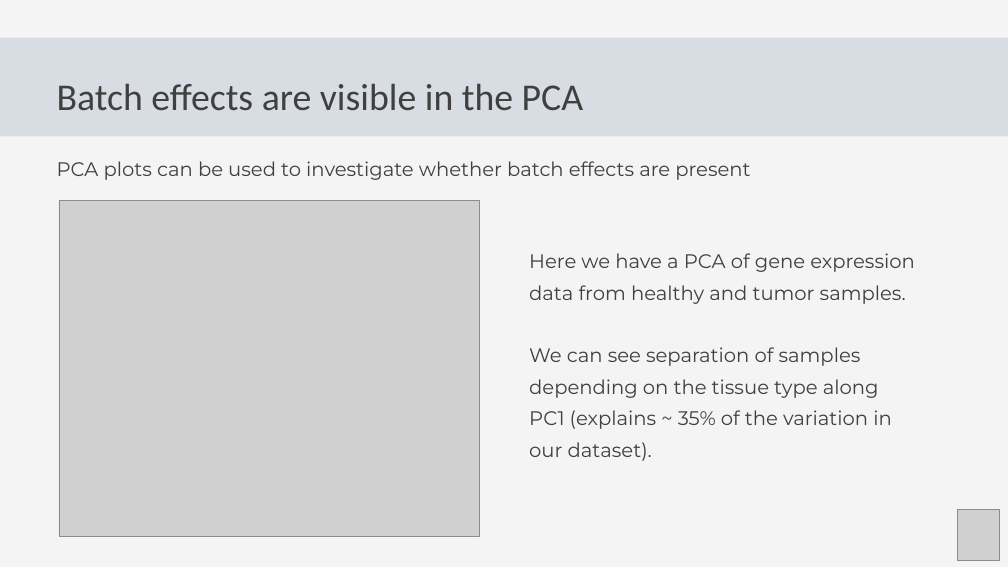
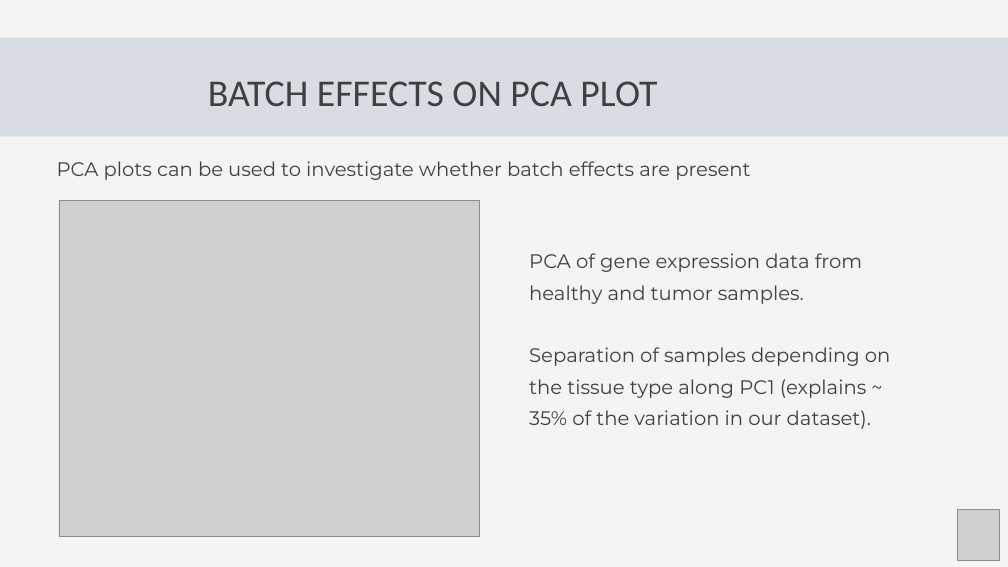
Before and after one commit to Center-for-Health-Data-Science/Foundations-of-Health-Data-Science, a slide deck: slide 17 of Slides/FHDS_Exploratory_Data_Analysis_Part2.pptx (slide 16 before the commit). Drawn at 1008x567 pixels with LibreOffice and Linux fonts; fonts in the diff are those of the drawing; grey boxes stand for pictures. Boxes give left, top, right and bottom in pixels: in the first picture for what was removed or moved away, otherwise in the second. Text is boxed around its words. In the diff, an @@ line names an element or a change of style, - is before the commit and + after.

```diff
--- a/Slides/FHDS_Exploratory_Data_Analysis_Part2.pptx
+++ b/Slides/FHDS_Exploratory_Data_Analysis_Part2.pptx
@@ text at [208,81,657,106]: text changed @@
-Batch effects are visible in the PCA
+BATCH EFFECTS ON PCA PLOT
@@ text at [529,253,891,429]: text changed @@
-Here we have a PCA of gene expression data from healthy and tumor samples.
-We can see separation of samples depending on the tissue type along PC1 (explains ~ 35% of the variation in our dataset).
+PCA of gene expression data from healthy and tumor samples.
+Separation of samples depending on the tissue type along PC1 (explains ~ 35% of the variation in our dataset).
```
Also in this commit, not shown: 15 other slides changed, 2 slides added, 1 slide removed, 1 other file.
